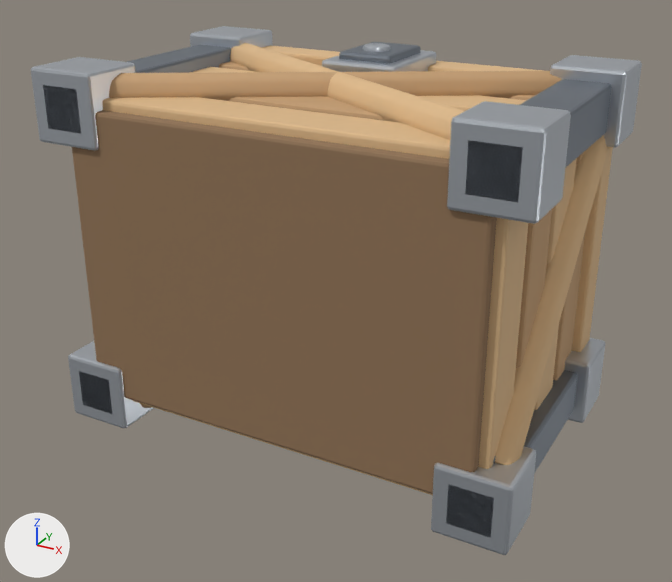
One commit to the FBX model Assets/GeneratedBaseItems/11_Wooden_Storage_Crate.fbx: the scene before it, then after it.
Both versions are drawn from a 50 mm camera at (1.79, -2.62, 1.44) aimed at (0.02, 0.6, -0.17). The axes (+X, +Y, +Z) are drawn at lower left. The lights are the same throughout. The first picture is the older version.

The scene before the commit, as lines of its bpy script (objects in view):
```python
ob_11_wooden_storage_crate = bpy.data.objects.new('11_Wooden_Storage_Crate', me_11_wooden_storage_crate_mesh_001)
ob_11_wooden_storage_crate.location = (0.0, 0.0, 0.0)
```
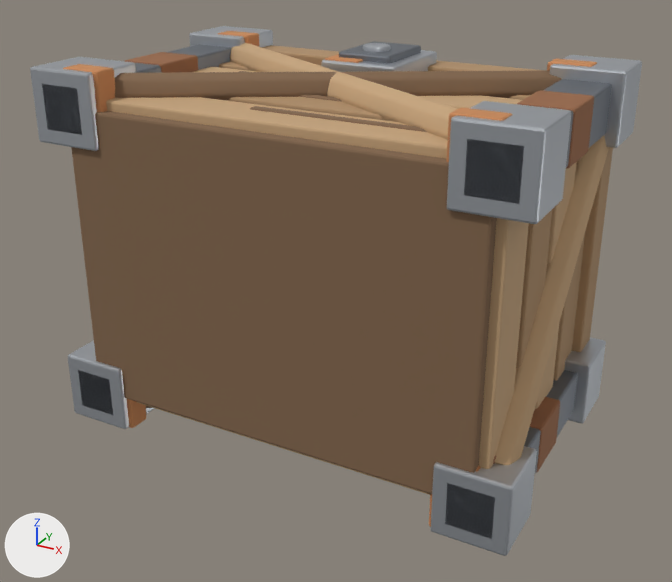
The change, as a diff of the scene's bpy script:
```diff
--- a/Assets/GeneratedBaseItems/11_Wooden_Storage_Crate.fbx.py
+++ b/Assets/GeneratedBaseItems/11_Wooden_Storage_Crate.fbx.py
@@ mat_wood___charred_and_stained @@
 mat_wood___charred_and_stained = principled_material('Wood | charred and stained')
-mat_wood___charred_and_stained.base_color = (0.28, 0.17, 0.09)  # brown #907355
+mat_wood___charred_and_stained.base_color = (0.22, 0.13, 0.07)  # brown #81654b
 mat_wood___charred_and_stained.roughness = 0.84
@@ mat_wood___exposed_grain @@
 mat_wood___exposed_grain = principled_material('Wood | exposed grain')
-mat_wood___exposed_grain.base_color = (0.72, 0.48, 0.25)  # beige #ddb889
+mat_wood___exposed_grain.base_color = (0.56, 0.37, 0.2)  # brown #c5a47c
 mat_wood___exposed_grain.roughness = 0.74
@@ mat_wood___weathered_cedar @@
 mat_wood___weathered_cedar = principled_material('Wood | weathered cedar')
-mat_wood___weathered_cedar.base_color = (0.55, 0.34, 0.17)  # brown #c49e73
+mat_wood___weathered_cedar.base_color = (0.43, 0.27, 0.14)  # brown #af8e69
 mat_wood___weathered_cedar.roughness = 0.78
@@ mat_iron___scraped_edges @@
 mat_iron___scraped_edges.metallic = 0.82
-mat_iron___scraped_edges.roughness = 0.32
+mat_iron___scraped_edges.roughness = 0.38
@@ me_11_wooden_storage_crate_mesh_001 @@
-me_11_wooden_storage_crate_mesh_001.from_pydata(...)  # 2976 vertices, 2830 faces; spans x -1.03..1.03, y 0.02..1.33, z -0.81..0.81
+me_11_wooden_storage_crate_mesh_001.from_pydata(...)  # 4016 vertices, 3832 faces; spans x -1.03..1.03, y 0.02..1.32, z -0.81..0.81
+# me_11_wooden_storage_crate_mesh_001 part 1: the loose piece of 56 vertices spanning x -0.91..0.91, y 1.29..1.33, z -0.66..0.66 is scaled about its middle by (0.52, 1.11, 1.03), then moved by (0.11, -0.79, 0.0), in mat_wood___charred_and_stained (brown #81654b)
+# me_11_wooden_storage_crate_mesh_001 part 2: the loose piece of 56 vertices spanning x 0.78..0.98, y 0.02..1.26, z -0.73..-0.53 is copied, and the copy is scaled about its middle by (1.08, 0.203, 1.08), in mat_rust___deep_brown (brown #9e6c4b); it spans x 0.77..0.99, y 0.51..0.77, z -0.74..-0.52
+# me_11_wooden_storage_crate_mesh_001 part 3: the loose piece of 56 vertices spanning x 0.78..0.98, y 0.02..1.26, z 0.53..0.73 is copied, and the copy is scaled about its middle by (1.08, 0.203, 1.08), in mat_rust___deep_brown (brown #9e6c4b); it spans x 0.77..0.99, y 0.51..0.77, z 0.52..0.74
+# me_11_wooden_storage_crate_mesh_001 part 4: the loose piece of 56 vertices spanning x 0.73..1.03, y 0.02..0.3, z 0.48..0.78 is copied, and the copy is scaled about its middle by (0.594, 0.336, 1.05), then moved by (-0.08, -0.06, 0.0), in mat_rust___orange_oxide (orange #d1905d); it spans x 0.71..0.89, y 0.05..0.15, z 0.47..0.79
+# me_11_wooden_storage_crate_mesh_001 part 5: the loose piece of 56 vertices spanning x 0.73..1.03, y 1.04..1.32, z 0.48..0.78 is copied, and the copy is scaled about its middle by (0.594, 0.336, 1.05), then moved by (-0.08, -0.06, 0.0), in mat_rust___orange_oxide (orange #d1905d); it spans x 0.71..0.89, y 1.07..1.17, z 0.47..0.79
+# me_11_wooden_storage_crate_mesh_001 part 6: the loose piece of 56 vertices spanning x -0.98..-0.78, y 0.02..1.26, z 0.53..0.73 is copied, and the copy is scaled about its middle by (1.08, 0.203, 1.08), in mat_rust___deep_brown (brown #9e6c4b); it spans x -0.99..-0.77, y 0.51..0.77, z 0.52..0.74
+# me_11_wooden_storage_crate_mesh_001 part 7: the loose piece of 56 vertices spanning x -1.03..-0.73, y 0.02..0.3, z 0.48..0.78 is copied, and the copy is scaled about its middle by (0.594, 0.336, 1.05), then moved by (0.08, -0.06, 0.0), in mat_rust___orange_oxide (orange #d1905d); it spans x -0.89..-0.71, y 0.05..0.15, z 0.47..0.79
+# me_11_wooden_storage_crate_mesh_001 part 8: the loose piece of 56 vertices spanning x -1.03..-0.73, y 1.04..1.32, z 0.48..0.78 is copied, and the copy is scaled about its middle by (0.594, 0.336, 1.05), then moved by (0.08, -0.06, 0.0), in mat_rust___orange_oxide (orange #d1905d); it spans x -0.89..-0.71, y 1.07..1.17, z 0.47..0.79
+# me_11_wooden_storage_crate_mesh_001 part 9: 90 vertices moved within x -0.97..0.97, y 0.12..1.15, z -0.75..0.75; 288 vertices removed from x -0.99..0.99, y 0.13..1.22, z -0.81..0.81; 568 vertices added at x -0.99..0.99, y 0.05..1.22, z -0.81..0.81
+# me_11_wooden_storage_crate_mesh_001 part 10: 54 faces spanning x -0.96..0.96, y 1.14..1.3, z -0.71..0.71 switch from mat_wood___exposed_grain (beige #ddb889) to mat_wood___weathered_cedar (brown #af8e69)
+# other edits to the shape of me_11_wooden_storage_crate_mesh_001 do not show in these pictures
 me_11_wooden_storage_crate_mesh_001.materials.append(mat_wood___charred_and_stained)
-me_11_wooden_storage_crate_mesh_001.materials.append(mat_wood___cut_end)  # beige #eccea2
 me_11_wooden_storage_crate_mesh_001.materials.append(mat_iron___dark_forged_steel)
 me_11_wooden_storage_crate_mesh_001.materials.append(mat_iron___scraped_edges)
+me_11_wooden_storage_crate_mesh_001.materials.append(mat_rust___deep_brown)  # brown #9e6c4b
+me_11_wooden_storage_crate_mesh_001.materials.append(mat_rust___orange_oxide)  # orange #d1905d
```

Location of each change, (x1, y1, x2, y2) in pixels of the pictures (672 x 582 px; the box of a moved part takes in the faces that stretch with it):
'11_Wooden_Storage_Crate', recoloured, surface changed, reshaped: before (31, 26, 642, 555); after (30, 26, 642, 556)
part 1 of me_11_wooden_storage_crate_mesh_001, moved or reshaped (not visible before): after (299, 95, 342, 102)
part 2 of me_11_wooden_storage_crate_mesh_001, added (brown): after (530, 397, 560, 472)
part 3 of me_11_wooden_storage_crate_mesh_001, added (brown): after (517, 90, 594, 168)
part 4 of me_11_wooden_storage_crate_mesh_001, added (orange): after (447, 108, 513, 162)
part 5 of me_11_wooden_storage_crate_mesh_001, added: after (547, 59, 597, 70)
part 6 of me_11_wooden_storage_crate_mesh_001, added (brown): after (124, 52, 198, 73)
part 7 of me_11_wooden_storage_crate_mesh_001, added (orange): after (63, 64, 115, 112)
part 8 of me_11_wooden_storage_crate_mesh_001, added: after (218, 31, 259, 46)
part 9 of me_11_wooden_storage_crate_mesh_001, moved or reshaped: before (109, 43, 609, 465); after (115, 43, 608, 527)
part 10 of me_11_wooden_storage_crate_mesh_001, recoloured: (262, 45, 613, 352) in both
